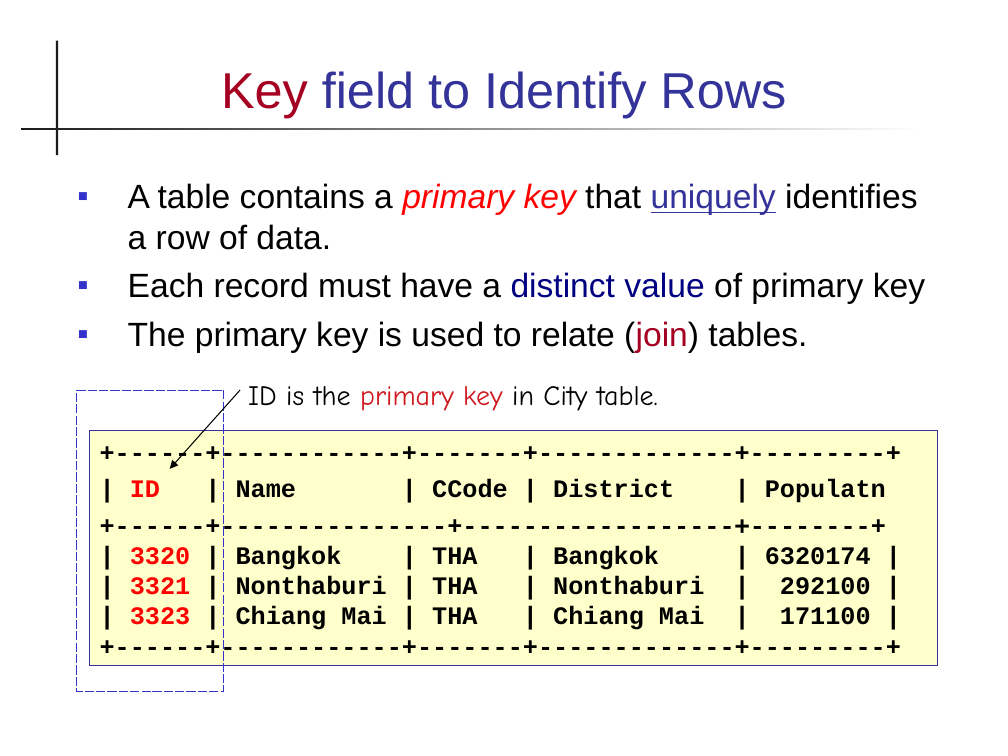
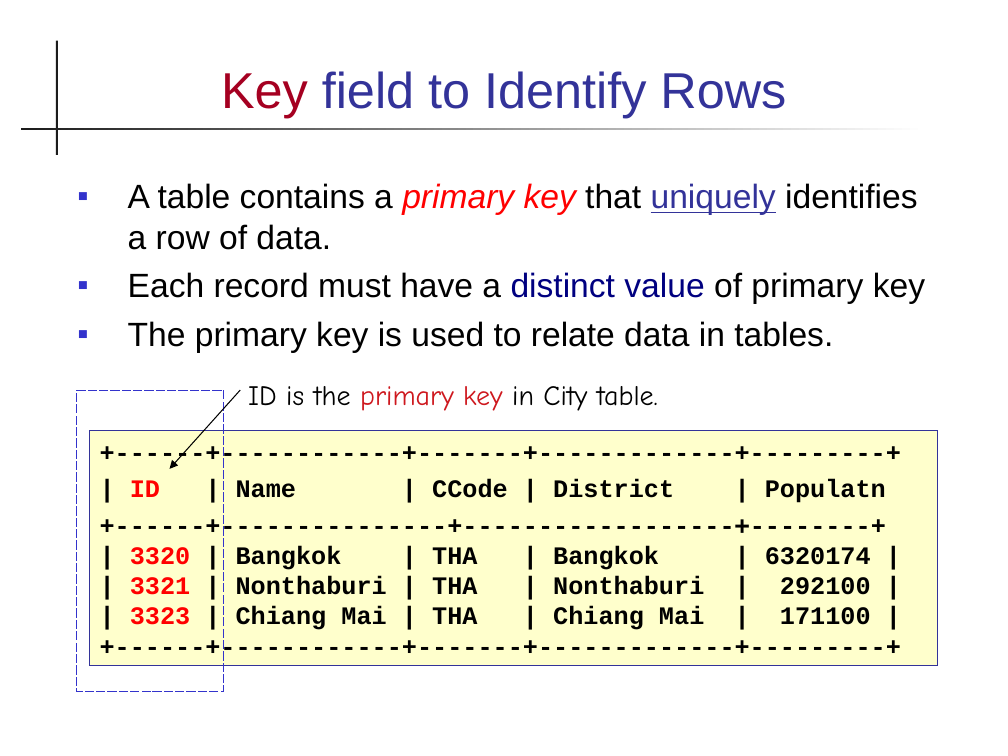
Before and after one commit to cpske/ISP, a slide deck: slide 5 of database/Database-Basics.ppt. Drawn at 1008x756 pixels with LibreOffice and Linux fonts; fonts in the diff are those of the drawing. Boxes give left, top, right and bottom in pixels: in the first picture for what was removed or moved away, otherwise in the second. Text is boxed around its words. In the diff, an @@ line names an element or a change of style, - is before the commit and + after.

```diff
--- a/database/Database-Basics.ppt
+++ b/database/Database-Basics.ppt
@@ text at (128, 321, 833, 353): text changed @@
-▪ The primary key is used to relate (join) tables.
+▪ The primary key is used to relate data in tables.
```
Also in this commit, not shown: 9 other slides changed, 1 slide added, 2 other files.
